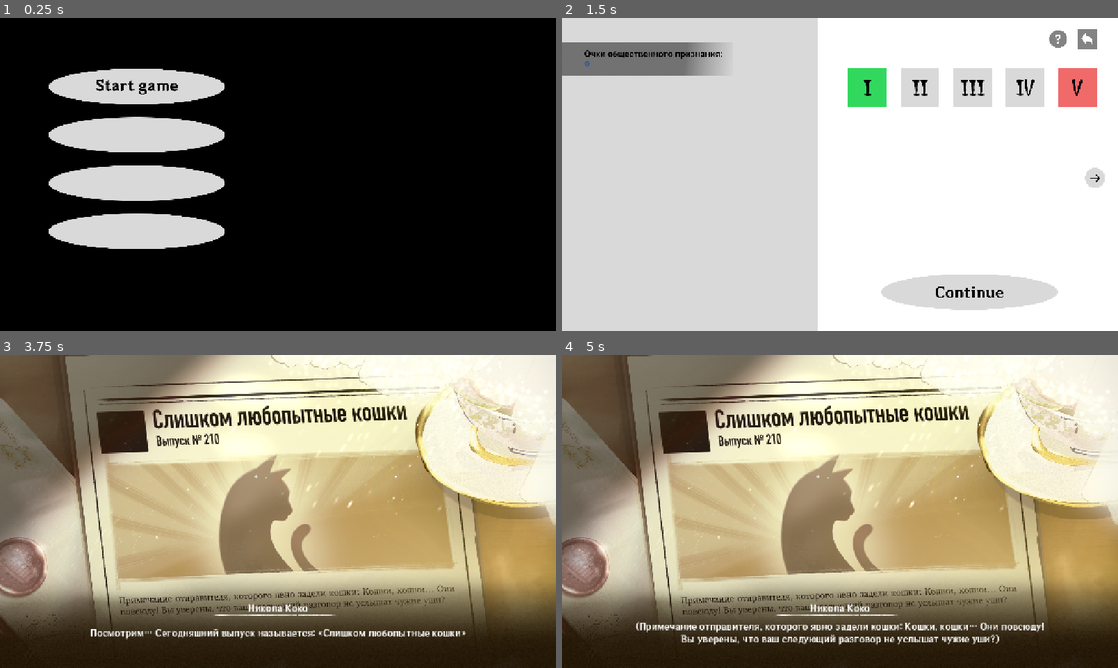
Above: before the commit, frames 1-4 (two rows, left to right).
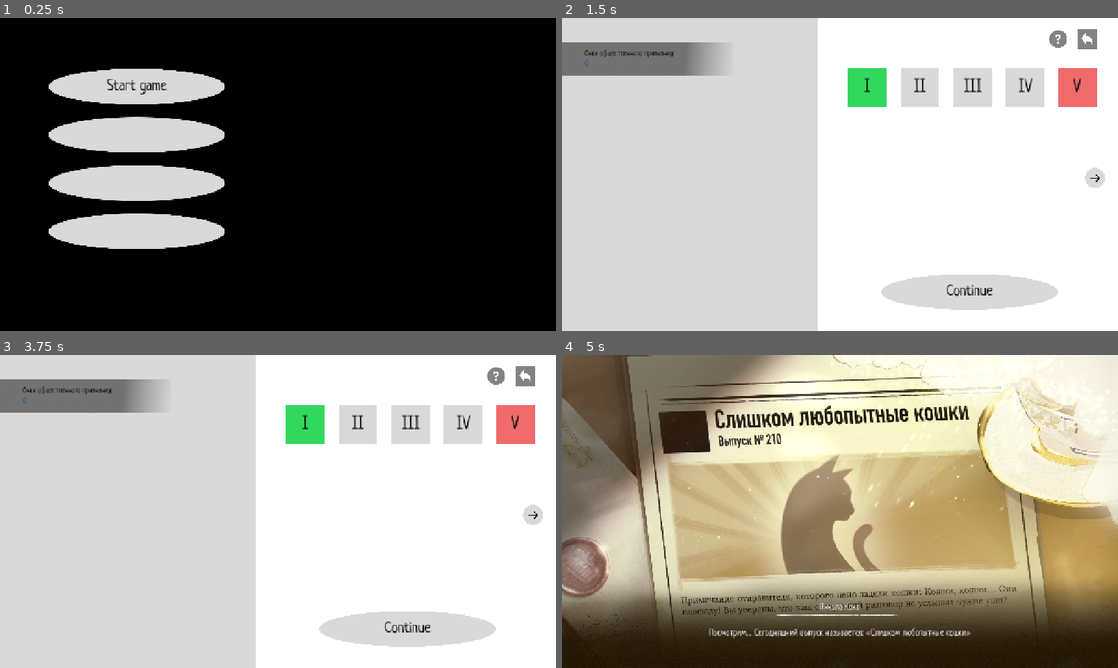
Above: after the commit, the same moments.

Repository: Pokimonchick/DisinfoJam
Game: Godot game, scene res://Scenes/main_menu.tscn
The game is run twice, just before and just after one commit, with the same random seed, the same clock (stepped at 60 frames per second) and the same inputs.
Inputs (mouse positions are in pixels of both pictures, inside the frame that each line leads up to):
- Up to frame 1 (0.25 s): no input
- Up to frame 2 (1.5 s): click (701, 86) at 0.5 s; click (867, 86) at 1.25 s
- Up to frame 3 (3.75 s): click (522, 376) at 2 s; click (139, 423) at 2.75 s; click (533, 514) at 3.52 s
- Up to frame 4 (5 s): click (967, 630) at 4.25 s, where only the run after the commit has a clickable "Continue"

The runs differ from the first frame. In frame 1, 0.3% of the frame differs, in the area x 17-32%, y 19-25%; in frame 2, 1.0%; in frame 3, 93%, in the area x 0-100%, y 0-100%; in frame 4, 2.5%.

Commit message:
checkpoint: before background replacement and build

Diff:
--- a/Scenes/day_1.tscn
+++ b/Scenes/day_1.tscn
@@ -4,7 +4,7 @@
 [ext_resource type="Script" uid="uid://kvhgxqhd8dvm" path="res://Scripts/day_1.gd" id="1_sp5x8"]
 [ext_resource type="Texture2D" uid="uid://501e112soj1h" path="res://Assets/UI/Dialogue background .png" id="2_6m38d"]
 [ext_resource type="Texture2D" uid="uid://c013g7kyfjen1" path="res://Assets/Backgrounds/Group 693.png" id="3_atvsn"]
-[ext_resource type="FontFile" uid="uid://c48u6ymtqmjxh" path="res://Assets/Fonts/Genshin-Impact-Font/zh-cn.ttf" id="3_o0t7m"]
+[ext_resource type="FontFile" uid="uid://ogpey1i1dds8" path="res://Assets/Fonts/Neucha/Neucha.ttf" id="3_o0t7m"]
 [ext_resource type="Texture2D" uid="uid://doyj0u72vjvdk" path="res://Assets/UI/Vector 95.png" id="5_6c12p"]
 [ext_resource type="Texture2D" uid="uid://k0epjdeuwo1s" path="res://Assets/Characters/Mask group (22).png" id="5_f7e72"]
 [ext_resource type="Texture2D" uid="uid://ccbxobsxxgxa6" path="res://Assets/UI/Rectangle 1877.png" id="6_result_banner"]
--- a/Scenes/day_select.tscn
+++ b/Scenes/day_select.tscn
@@ -4,26 +4,19 @@
 [ext_resource type="Texture2D" uid="uid://bq2gma71sdro5" path="res://Assets/UI/Untitled (13)/IMG_0986 5.png" id="2_background"]
 [ext_resource type="Texture2D" path="res://Assets/UI/Untitled (13)/Rectangle 1873.png" id="3_left_panel"]
 [ext_resource type="Texture2D" path="res://Assets/UI/Untitled (13)/Rectangle 1875.png" id="4_score_background"]
-[ext_resource type="Texture2D" path="res://Assets/UI/Untitled (13)/Очки общественного признания_.png" id="5_score_title"]
 [ext_resource type="Texture2D" path="res://Assets/UI/Untitled (13)/Rectangle 1867.png" id="7_day_1"]
 [ext_resource type="Texture2D" path="res://Assets/UI/Untitled (13)/Rectangle 1868.png" id="8_day_2"]
 [ext_resource type="Texture2D" uid="uid://7v2g2r8w5gd8" path="res://Assets/UI/Untitled (13)/Rectangle 1869.png" id="9_day_3"]
 [ext_resource type="Texture2D" path="res://Assets/UI/Untitled (13)/Rectangle 1870.png" id="10_day_4"]
 [ext_resource type="Texture2D" path="res://Assets/UI/Untitled (13)/Rectangle 1871.png" id="11_day_5"]
-[ext_resource type="Texture2D" path="res://Assets/UI/Untitled (13)/I.png" id="12_i"]
-[ext_resource type="Texture2D" path="res://Assets/UI/Untitled (13)/II.png" id="13_ii"]
-[ext_resource type="Texture2D" path="res://Assets/UI/Untitled (13)/III.png" id="14_iii"]
-[ext_resource type="Texture2D" path="res://Assets/UI/Untitled (13)/IV.png" id="15_iv"]
-[ext_resource type="Texture2D" path="res://Assets/UI/Untitled (13)/V.png" id="16_v"]
 [ext_resource type="Texture2D" path="res://Assets/UI/Untitled (13)/Ellipse 369.png" id="17_continue_background"]
-[ext_resource type="Texture2D" path="res://Assets/UI/Untitled (13)/Continue.png" id="18_continue_text"]
 [ext_resource type="Texture2D" path="res://Assets/UI/Untitled (13)/Ellipse 370.png" id="19_next_background"]
 [ext_resource type="Texture2D" path="res://Assets/UI/Untitled (13)/Arrow 1.png" id="20_next_icon"]
 [ext_resource type="Texture2D" uid="uid://fdq6gtvd6uyh" path="res://Assets/UI/Untitled (13)/Ellipse 371.png" id="21_help_background"]
 [ext_resource type="Texture2D" path="res://Assets/UI/Untitled (13)/_.png" id="22_help_icon"]
 [ext_resource type="Texture2D" uid="uid://b5xbarqysx6i4" path="res://Assets/UI/Untitled (13)/Rectangle 1876.png" id="23_back_background"]
 [ext_resource type="Texture2D" path="res://Assets/UI/Untitled (13)/Vector.png" id="24_back_icon"]
-[ext_resource type="FontFile" uid="uid://c48u6ymtqmjxh" path="res://Assets/Fonts/Genshin-Impact-Font/zh-cn.ttf" id="25_font"]
+[ext_resource type="FontFile" uid="uid://ogpey1i1dds8" path="res://Assets/Fonts/Neucha/Neucha.ttf" id="25_font"]
 [ext_resource type="Texture2D" uid="uid://mcf111q2jplv" path="res://Assets/UI/Ellipse 380.png" id="26_completed_background"]
 [ext_resource type="Texture2D" uid="uid://cshaxvbiq3hae" path="res://Assets/UI/Vector.png" id="27_completed_icon"]
 
@@ -64,15 +57,18 @@
 texture = ExtResource("4_score_background")
 expand_mode = 1
 
-[node name="ScoreTitle" type="TextureRect" parent="LeftPanel/ScoreBackground"]
+[node name="ScoreTitle" type="Label" parent="LeftPanel/ScoreBackground"]
 layout_mode = 0
 offset_left = 51.5
-offset_top = 19.5
+offset_top = 14.0
 offset_right = 368.5
-offset_bottom = 38.5
-mouse_filter = 2
-texture = ExtResource("5_score_title")
-expand_mode = 1
+offset_bottom = 41.0
+mouse_filter = 2
+theme_override_colors/font_color = Color(0, 0, 0, 1)
+theme_override_fonts/font = ExtResource("25_font")
+theme_override_font_sizes/font_size = 17
+text = "Очки общественного признания:"
+vertical_alignment = 1
 
 [node name="ScoreValue" type="Label" parent="LeftPanel/ScoreBackground"]
 layout_mode = 0
@@ -83,7 +79,7 @@
 mouse_filter = 2
 theme_override_colors/font_color = Color(0, 0.266667, 0.666667, 1)
 theme_override_fonts/font = ExtResource("25_font")
-theme_override_font_sizes/font_size = 15
+theme_override_font_sizes/font_size = 18
 text = "0"
 
 [node name="RightArea" type="Control" parent="."]
@@ -116,22 +112,20 @@
 stretch_mode = 0
 tooltip_text = "День I"
 
-[node name="Number" type="TextureRect" parent="RightArea/Days/Day1Button"]
-layout_mode = 1
-anchors_preset = 8
-anchor_left = 0.5
-anchor_top = 0.5
-anchor_right = 0.5
-anchor_bottom = 0.5
-offset_left = -8.5
-offset_top = -18.25
-offset_right = 8.5
-offset_bottom = 18.25
-grow_horizontal = 2
-grow_vertical = 2
-mouse_filter = 2
-texture = ExtResource("12_i")
-expand_mode = 1
+[node name="Number" type="Label" parent="RightArea/Days/Day1Button"]
+layout_mode = 1
+anchors_preset = 15
+anchor_right = 1.0
+anchor_bottom = 1.0
+grow_horizontal = 2
+grow_vertical = 2
+mouse_filter = 2
+theme_override_colors/font_color = Color(0, 0, 0, 1)
+theme_override_fonts/font = ExtResource("25_font")
+theme_override_font_sizes/font_size = 42
+text = "I"
+horizontal_alignment = 1
+vertical_alignment = 1
 
 [node name="CompletedMarker" type="Control" parent="RightArea/Days/Day1Button"]
 visible = false
@@ -182,22 +176,20 @@
 stretch_mode = 0
 tooltip_text = "День II пока недоступен"
 
-[node name="Number" type="TextureRect" parent="RightArea/Days/Day2Button"]
-layout_mode = 1
-anchors_preset = 8
-anchor_left = 0.5
-anchor_top = 0.5
-anchor_right = 0.5
-anchor_bottom = 0.5
-offset_left = -17.5
-offset_top = -18.25
-offset_right = 17.5
-offset_bottom = 18.25
-grow_horizontal = 2
-grow_vertical = 2
-mouse_filter = 2
-texture = ExtResource("13_ii")
-expand_mode = 1
+[node name="Number" type="Label" parent="RightArea/Days/Day2Button"]
+layout_mode = 1
+anchors_preset = 15
+anchor_right = 1.0
+anchor_bottom = 1.0
+grow_horizontal = 2
+grow_vertical = 2
+mouse_filter = 2
+theme_override_colors/font_color = Color(0, 0, 0, 1)
+theme_override_fonts/font = ExtResource("25_font")
+theme_override_font_sizes/font_size = 42
+text = "II"
+horizontal_alignment = 1
+vertical_alignment = 1
 
 [node name="Day3Button" type="TextureButton" parent="RightArea/Days"]
 layout_mode = 0
@@ -211,22 +203,20 @@
 stretch_mode = 0
 tooltip_text = "День III пока недоступен"
 
-[node name="Number" type="TextureRect" parent="RightArea/Days/Day3Button"]
-layout_mode = 1
-anchors_preset = 8
-anchor_left = 0.5
-anchor_top = 0.5
-anchor_right = 0.5
-anchor_bottom = 0.5
-offset_left = -26.75
-offset_top = -18.25
-offset_right = 26.75
-offset_bottom = 18.25
-grow_horizontal = 2
-grow_vertical = 2
-mouse_filter = 2
-texture = ExtResource("14_iii")
-expand_mode = 1
+[node name="Number" type="Label" parent="RightArea/Days/Day3Button"]
+layout_mode = 1
+anchors_preset = 15
+anchor_right = 1.0
+anchor_bottom = 1.0
+grow_horizontal = 2
+grow_vertical = 2
+mouse_filter = 2
+theme_override_colors/font_color = Color(0, 0, 0, 1)
+theme_override_fonts/font = ExtResource("25_font")
+theme_override_font_sizes/font_size = 42
+text = "III"
+horizontal_alignment = 1
+vertical_alignment = 1
 
 [node name="Day4Button" type="TextureButton" parent="RightArea/Days"]
 layout_mode = 0
@@ -240,22 +230,20 @@
 stretch_mode = 0
 tooltip_text = "День IV пока недоступен"
 
-[node name="Number" type="TextureRect" parent="RightArea/Days/Day4Button"]
-layout_mode = 1
-anchors_preset = 8
-anchor_left = 0.5
-anchor_top = 0.5
-anchor_right = 0.5
-anchor_bottom = 0.5
-offset_left = -20.75
-offset_top = -19.0
-offset_right = 20.75
-offset_bottom = 19.0
-grow_horizontal = 2
-grow_vertical = 2
-mouse_filter = 2
-texture = ExtResource("15_iv")
-expand_mode = 1
+[node name="Number" type="Label" parent="RightArea/Days/Day4Button"]
+layout_mode = 1
+anchors_preset = 15
+anchor_right = 1.0
+anchor_bottom = 1.0
+grow_horizontal = 2
+grow_vertical = 2
+mouse_filter = 2
+theme_override_colors/font_color = Color(0, 0, 0, 1)
+theme_override_fonts/font = ExtResource("25_font")
+theme_override_font_sizes/font_size = 42
+text = "IV"
+horizontal_alignment = 1
+vertical_alignment = 1
 
 [node name="Day5Button" type="TextureButton" parent="RightArea/Days"]
 layout_mode = 0
@@ -269,22 +257,20 @@
 stretch_mode = 0
 tooltip_text = "День V пока недоступен"
 
-[node name="Number" type="TextureRect" parent="RightArea/Days/Day5Button"]
-layout_mode = 1
-anchors_preset = 8
-anchor_left = 0.5
-anchor_top = 0.5
-anchor_right = 0.5
-anchor_bottom = 0.5
-offset_left = -11.75
-offset_top = -19.0
-offset_right = 11.75
-offset_bottom = 19.0
-grow_horizontal = 2
-grow_vertical = 2
-mouse_filter = 2
-texture = ExtResource("16_v")
-expand_mode = 1
+[node name="Number" type="Label" parent="RightArea/Days/Day5Button"]
+layout_mode = 1
+anchors_preset = 15
+anchor_right = 1.0
+anchor_bottom = 1.0
+grow_horizontal = 2
+grow_vertical = 2
+mouse_filter = 2
+theme_override_colors/font_color = Color(0, 0, 0, 1)
+theme_override_fonts/font = ExtResource("25_font")
+theme_override_font_sizes/font_size = 42
+text = "V"
+horizontal_alignment = 1
+vertical_alignment = 1
 
 [node name="NextButton" type="TextureButton" parent="RightArea"]
 layout_mode = 0
@@ -293,13 +279,12 @@
 offset_right = 660.0
 offset_bottom = 390.5
 mouse_default_cursor_shape = 2
-texture_normal = ExtResource("19_next_background")
-texture_pressed = ExtResource("19_next_background")
-texture_hover = ExtResource("19_next_background")
-texture_focused = ExtResource("19_next_background")
-ignore_texture_size = true
-stretch_mode = 0
-tooltip_text = "Начать День I"
+focus_mode = 0
+disabled = true
+texture_disabled = ExtResource("19_next_background")
+ignore_texture_size = true
+stretch_mode = 0
+tooltip_text = "Другие страницы уровней пока недоступны"
 
 [node name="Icon" type="TextureRect" parent="RightArea/NextButton"]
 layout_mode = 1
@@ -329,26 +314,25 @@
 texture_pressed = ExtResource("17_continue_background")
 texture_hover = ExtResource("17_continue_background")
 texture_focused = ExtResource("17_continue_background")
+texture_disabled = ExtResource("17_continue_background")
 ignore_texture_size = true
 stretch_mode = 0
 tooltip_text = "Начать День I"
 
-[node name="Text" type="TextureRect" parent="RightArea/ContinueButton"]
-layout_mode = 1
-anchors_preset = 8
-anchor_left = 0.5
-anchor_top = 0.5
-anchor_right = 0.5
-anchor_bottom = 0.5
-offset_left = -78.75
-offset_top = -13.5
-offset_right = 78.75
-offset_bottom = 13.5
-grow_horizontal = 2
-grow_vertical = 2
-mouse_filter = 2
-texture = ExtResource("18_continue_text")
-expand_mode = 1
+[node name="Text" type="Label" parent="RightArea/ContinueButton"]
+layout_mode = 1
+anchors_preset = 15
+anchor_right = 1.0
+anchor_bottom = 1.0
+grow_horizontal = 2
+grow_vertical = 2
+mouse_filter = 2
+theme_override_colors/font_color = Color(0, 0, 0, 1)
+theme_override_fonts/font = ExtResource("25_font")
+theme_override_font_sizes/font_size = 34
+text = "Continue"
+horizontal_alignment = 1
+vertical_alignment = 1
 
 [node name="TopButtons" type="Control" parent="RightArea"]
 layout_mode = 1
--- a/Scenes/main_menu.tscn
+++ b/Scenes/main_menu.tscn
@@ -6,7 +6,7 @@
 [ext_resource type="Texture2D" uid="uid://dpuogj6knrr1a" path="res://Assets/UI/Ellipse 366.png" id="4_ellipse_2"]
 [ext_resource type="Texture2D" uid="uid://ckm3ecfwiaq67" path="res://Assets/UI/Ellipse 367.png" id="5_ellipse_3"]
 [ext_resource type="Texture2D" uid="uid://c2dfbjg0udaw1" path="res://Assets/UI/Ellipse 368.png" id="6_ellipse_4"]
-[ext_resource type="Texture2D" uid="uid://bo7ql1m4a05fd" path="res://Assets/UI/Start game.png" id="7_start_text"]
+[ext_resource type="FontFile" uid="uid://ogpey1i1dds8" path="res://Assets/Fonts/Neucha/Neucha.ttf" id="7_font"]
 
 [node name="MainMenu" type="Control"]
 layout_mode = 3
@@ -43,22 +43,20 @@
 stretch_mode = 0
 tooltip_text = "Начать игру"
 
-[node name="Text" type="TextureRect" parent="StartButton"]
+[node name="Text" type="Label" parent="StartButton"]
 layout_mode = 1
-anchors_preset = 8
-anchor_left = 0.5
-anchor_top = 0.5
-anchor_right = 0.5
-anchor_bottom = 0.5
-offset_left = -94.5
-offset_top = -17.25
-offset_right = 94.5
-offset_bottom = 17.25
+anchors_preset = 15
+anchor_right = 1.0
+anchor_bottom = 1.0
 grow_horizontal = 2
 grow_vertical = 2
 mouse_filter = 2
-texture = ExtResource("7_start_text")
-expand_mode = 1
+theme_override_colors/font_color = Color(0, 0, 0, 1)
+theme_override_fonts/font = ExtResource("7_font")
+theme_override_font_sizes/font_size = 34
+text = "Start game"
+horizontal_alignment = 1
+vertical_alignment = 1
 
 [node name="MenuPlaceholder2" type="TextureRect" parent="."]
 layout_mode = 0
--- a/Scripts/day_select.gd
+++ b/Scripts/day_select.gd
@@ -6,7 +6,6 @@
 @onready var day_1_button: TextureButton = $RightArea/Days/Day1Button
 @onready var day_2_button: TextureButton = $RightArea/Days/Day2Button
 @onready var continue_button: TextureButton = $RightArea/ContinueButton
-@onready var next_button: TextureButton = $RightArea/NextButton
 @onready var back_button: TextureButton = $RightArea/TopButtons/BackButton
 @onready var score_value: Label = $LeftPanel/ScoreBackground/ScoreValue
 @onready var completed_marker: Control = $RightArea/Days/Day1Button/CompletedMarker
@@ -14,8 +13,7 @@
 
 func _ready() -> void:
 	day_1_button.pressed.connect(_on_day_1_pressed)
-	continue_button.pressed.connect(_open_day_1)
-	next_button.pressed.connect(_open_day_1)
+	continue_button.pressed.connect(_on_continue_pressed)
 	back_button.pressed.connect(_on_back_pressed)
 
 	day_1_button.button_pressed = true
@@ -25,16 +23,23 @@
 	if GameState.day_1_completed:
 		day_2_button.texture_disabled = UNLOCKED_DAY_TEXTURE
 		day_2_button.tooltip_text = "День II ещё не реализован"
-
-	continue_button.grab_focus()
+		continue_button.disabled = true
+		continue_button.tooltip_text = "День II ещё не реализован"
+		back_button.grab_focus()
+	else:
+		continue_button.grab_focus()
 
 
 func _on_day_1_pressed() -> void:
 	day_1_button.button_pressed = true
-	continue_button.grab_focus()
+	if not GameState.day_1_completed:
+		continue_button.grab_focus()
 
 
-func _open_day_1() -> void:
+func _on_continue_pressed() -> void:
+	if GameState.day_1_completed:
+		return
+
 	get_tree().change_scene_to_file("res://Scenes/day_1.tscn")
 
 
--- a/project.godot
+++ b/project.godot
@@ -26,6 +26,10 @@
 window/stretch/mode="canvas_items"
 window/stretch/aspect="expand"
 
+[gui]
+
+theme/custom_font="res://Assets/Fonts/Neucha/Neucha.ttf"
+
 [physics]
 
 3d/physics_engine="Jolt Physics"
Not shown, added: Assets/Fonts/Neucha/Neucha.ttf.import
Not shown, added: Assets/Backgrounds/IMG_1002.TIF
